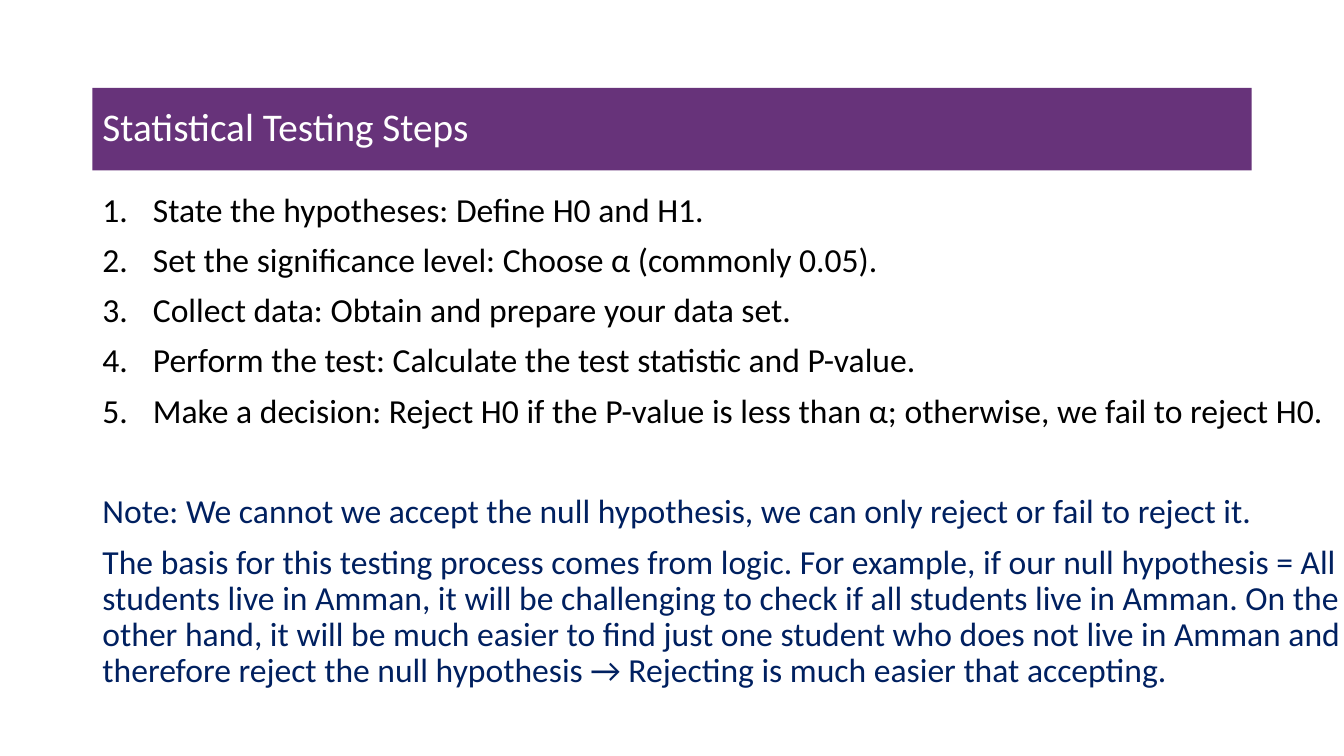
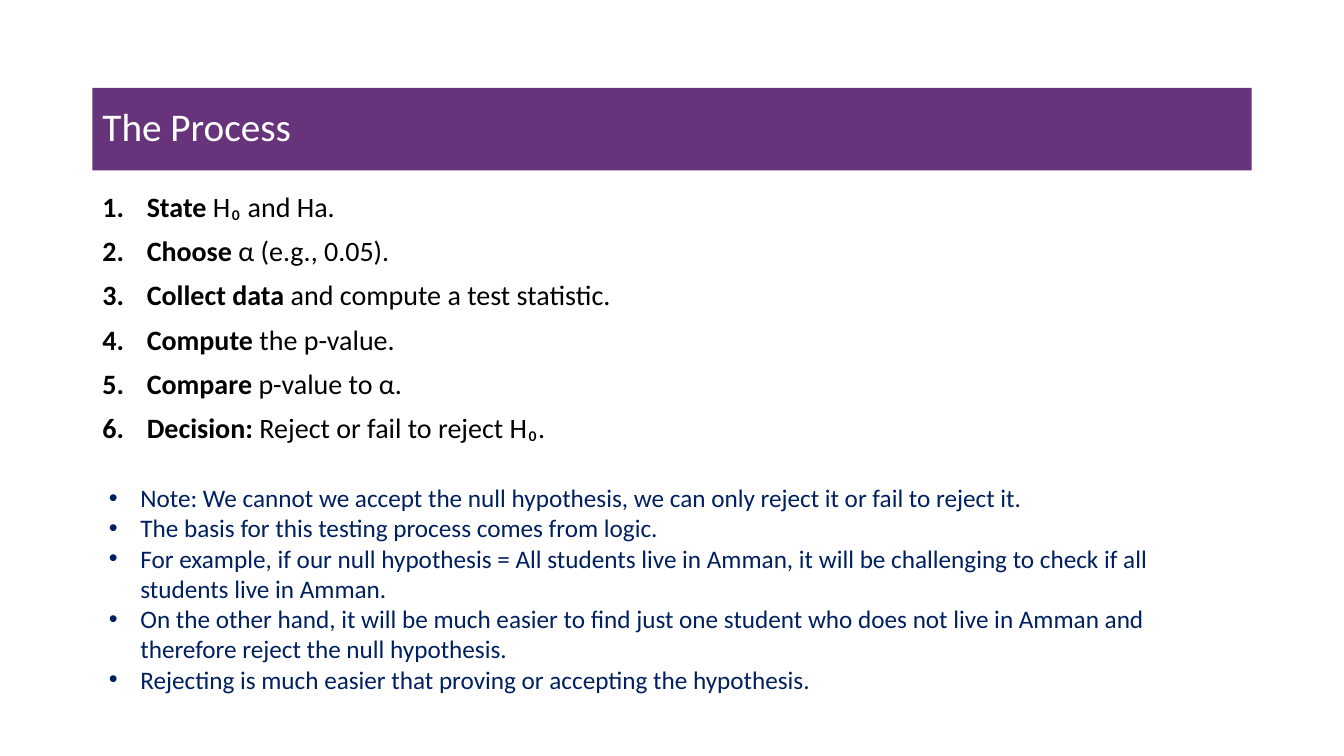
Before and after one commit to msfasha/307102-Descriptive-Statistics-for-Business, a slide deck: slide 9 of Part 2 - Inferential Statisitcs/Part 2.3 - Introduction to Hypothesis Testing/Part 2.3 - Introduction to Hypthesis Testing.pptx (slide 11 before the commit). Drawn at 1344x756 pixels with LibreOffice and Linux fonts; fonts in the diff are those of the drawing; background and template pictures are left out. Boxes give left, top, right and bottom in pixels: in the first picture for what was removed or moved away, otherwise in the second. Text is boxed around its words. In the diff, an @@ line names an element or a change of style, - is before the commit and + after.

Commit message:
some enhancements on testing proportions

```diff
--- a/Part 2 - Inferential Statisitcs/Part 2.3 - Introduction to Hypothesis Testing/Part 2.3 - Introduction to Hypthesis Testing.pptx
+++ b/Part 2 - Inferential Statisitcs/Part 2.3 - Introduction to Hypothesis Testing/Part 2.3 - Introduction to Hypthesis Testing.pptx
@@ title at [102,113,291,142]: text changed @@
-Statistical Testing Steps
+The Process
@@ text added at [147,197,611,443], 20 pt, text #000000 @@
+1. State H₀ and Ha.
+2. Choose α (e.g., 0.05).
+3. Collect data and compute a test statistic.
+4. Compute the p-value.
+5. Compare p-value to α.
+6. Decision: Reject or fail to reject H₀.
@@ text at [140,489,1147,694]: text changed; size 24 to 18 pt @@
-1. State the hypotheses: Define H0 and H1.
-2. Set the significance level: Choose α (commonly 0.05).
-3. Collect data: Obtain and prepare your data set.
-4. Perform the test: Calculate the test statistic and P-value.
-5. Make a decision: Reject H0 if the P-value is less than α; otherwise, we fail to reject H0.
-Note: We cannot we accept the null hypothesis, we can only reject or fail to reject it.
-The basis for this testing process comes from logic. For example, if our null hypothesis = All students live in Amman, it will be challenging to check if all students live in Amman. On the other hand, it will be much easier to find just one student who does not live in Amman and therefore reject the null hypothesis → Rejecting is much easier that accepting.
+• Note: We cannot we accept the null hypothesis, we can only reject it or fail to reject it.
+• The basis for this testing process comes from logic.
+• For example, if our null hypothesis = All students live in Amman, it will be challenging to check if all students live in Amman.
+• On the other hand, it will be much easier to find just one student who does not live in Amman and therefore reject the null hypothesis.
+• Rejecting is much easier that proving or accepting the hypothesis.
```
Also in this commit, not shown: 23 other slides changed, 13 slides added, 7 slides removed, 5 other files.
